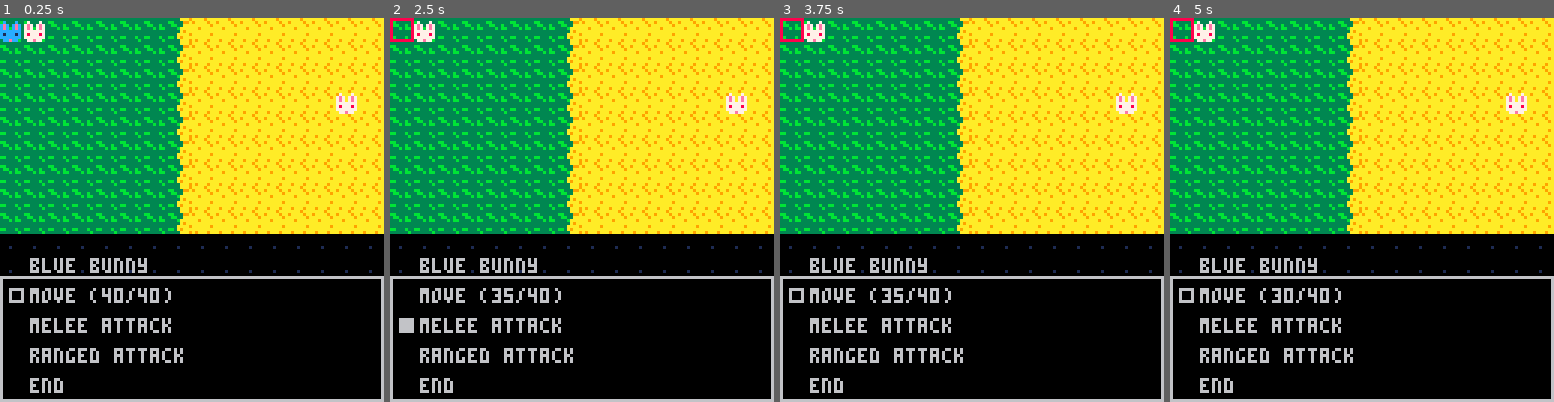
Above: before the commit, frames 1-4 (left to right).
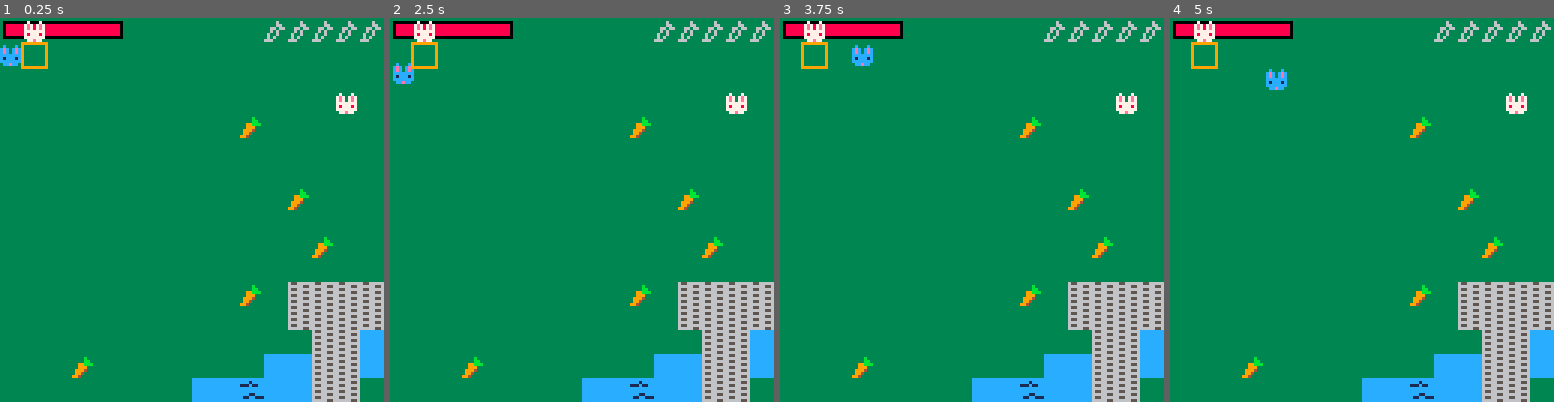
Above: after the commit, the same moments.

Repository: graphitical/d8-knight
Game: PICO-8 cartridge main.p8
Two runs of this game, one before a commit and one after it. Both use one fixed random seed, a clock stepped at 60 frames per second and the inputs below.
Inputs:
- Up to frame 1 (0.25 s): no input
- Up to frame 2 (2.5 s): tap O (Z key) at 0.33, 0.7, 1.43, 2.22 s; tap X (X key) at 1.07, 2.07, 2.4 s; hold Left 1.97-2.37 s; hold Down from 2.42 s (still down)
- Up to frame 3 (3.75 s): tap X (X key) every 0.33 s from 2.73 to 3.73 s; release Down at 2.82 s; hold Right 2.87-3.53 s; tap O (Z key) at 3.1 s; hold Up from 3.58 s (still down)
- Up to frame 4 (5 s): tap O (Z key) at 3.98, 4.87 s; tap X (X key) at 4.07, 4.4, 4.73 s; release Up at 4.08 s; hold Right 4.13-4.53 s; hold Down from 4.58 s (still down)

The runs differ from the first frame. In frame 1, 80% of the frame differs, in the area x 0-100%, y 0-100%; in frame 2, 80%; in frame 3, 80%; in frame 4, 80%.

Commit message:
Add HUD, basic object interaction, and map scroll

Diff:
--- a/main.p8
+++ b/main.p8
@@ -15,34 +15,89 @@
   for i=1,2 do
     add(c.ents,make_en())
   end
+  for i = 1,5 do
+    add(c.ents,make_carrot())
+  end
+  pturn=1
+
+  -- Map
+  m = {}
+  m.i = 0
+  m.j = 0
+  m.ox = 0
+  m.oy = 0
+  m.w = 64
+  m.h = 32
+  m.up =
+    function(s)
+      local p = c.ents[1]
+      local newi = flr(p.i/16)*16
+      local newj = flr(p.j/16)*16
+
+      -- Scroll map instead of jumping
+      if newi - m.i > 0 then
+        m.ox = 128
+      elseif newi - m.i < 0 then
+        m.ox = -128
+      end
+      if newj - m.j > 0 then
+        m.oy = 128
+      elseif newj - m.j < 0 then
+        m.oy = -128
+      end
+      if m.ox > 0 then
+        m.ox-=8
+      elseif m.ox < 0 then
+        m.ox+=8
+      end
+      if m.oy > 0 then
+        m.oy-=8
+      elseif m.oy < 0 then
+        m.oy+=8
+      end
+      -- Update values
+      m.i = newi
+      m.j = newj
+    end
+  m.dr =
+    function(s)
+      map(0,0,0,0,s.w,s.h)
+      camera(m.i*8-m.ox,m.j*8-m.oy)
+    end
 
   -- mmenu_ini()
-  -- exp_ini()
+  exp_ini()
   -- init_ini()
-  cmbt_ini()
+  -- cmbt_ini()
 end
 
 function _update()
- T+=1
- g.upd()
+  T+=1
+  m:up()
+  g.upd()
 end
 
 function _draw()
- g.drw()
+  cls()
+  m:dr()
+  g.drw()
 end
 
 function make_pc()
   return {
     name='blue bunny',
     i=0,
-    j=0,
+    j=1,
     ox=0, -- offsets for anim.
     oy=0,
     mvmt=8,
+    hp=40,
+    maxhp=40,
     ini=0,
     tail={},
     bktrk=0,
     sp=236,
+    car=0,
     mv=move_pc,
     cmv=cmbt_move,
     up=upd_pc,
@@ -74,6 +129,19 @@
   }
 end
 
+function make_carrot()
+  local c = {}
+  local span = 15
+  c.i=flr(rnd(span)) + 1
+  c.j=flr(rnd(span)) + 1
+  c.sp=220
+  c.dr=
+    function(s)
+      spr(s.sp,s.i*8,s.j*8)
+    end
+  c.up=function() end
+  return c
+end
 function upd_en()
 --placeholder
 end
@@ -84,23 +152,37 @@
   spr(en.sp,x,y)
 end
 
--- returns true if first flag is
--- on for sprite in location
--- (i,j)
-function coll_pc(pc,i,j)
-  return fget(mget(i,j),0)
-end
-
--- moves pc by (di,dj) if no
--- collision
-function move_pc(pc,di,dj)
-  local nxt = {pc.i+di,
-               pc.j+dj}
-  if not coll_pc(pc,nxt[1],nxt[2]) then
-    pc.i = nxt[1]
-    pc.j = nxt[2]
-    pc.ox = -di*8
-    pc.oy = -dj*8
+function can_move(pc,di,dj)
+  local newi = pc.i+di
+  local newj = pc.j+dj
+  -- Is tile a "wall"?
+  local t1 = not is_tile(0,newi,newj)
+  -- Are we trying to move
+  local t2 = (newi >= 0 and newi < m.w)
+  local t3 = (newj >= 0 and newj < m.h)
+  return t1 and t2 and t3
+end
+
+function move_pc(s,di,dj)
+  -- Check for solid and we also
+  -- wait for the map to stop
+  -- animating
+  if can_move(s,di,dj) and
+      m.ox == 0 and
+      m.oy == 0 then
+    s.i+=di
+    s.j+=dj
+    s.ox = -di*8
+    s.oy = -dj*8
+  else -- Bounce
+    s.ox = di*4
+    s.oy = dj*4
+  end
+
+  for e in all(c.ents) do
+    if e != s then
+      interact(s,e,s.i,s.j)
+    end
   end
 end
 
@@ -157,7 +239,8 @@
  -- movement we can move there
  -- TODO:
  -- https://www.lexaloffle.com/bbs/?tid=46181
- if not coll_pc(pc,nxt[1],nxt[2]) and
+ -- TODO: Broken because can_move now takes di,dj, not i,j
+if can_move(pc,nxt[1],nxt[2]) and
     (pc.mvmt-#nw_tail) >= 0 then
   pc:mv(di,dj)
   pc.tail = nw_tail
@@ -173,7 +256,19 @@
   end
   spr(pc.cani,x+pc.ox,y+pc.oy)
   render_path(pc)
-end
+  -- HUD
+  -- Draw Carrots collected
+  for i=1,pc.car do
+    spr(220,128+m.i*8-m.ox-i*8,m.j*8-m.oy)
+  end
+  for i=pc.car+1,5 do
+    spr(219,128+m.i*8-m.ox-i*8,m.j*8-m.oy)
+  end
+  -- HP
+  rect(1,1,pc.maxhp,6,0)
+  rectfill(2,2,pc.hp-1,5,8)
+end
+
 -- Get next frame in animation
 -- frame queue
 function getframe(ani)
@@ -254,11 +349,10 @@
 end
 
 function exp_drw()
-  cls()
-  map()
   for e in all(c.ents) do
     e:dr()
   end
+  -- Portal to enter combat
   rect(7,8,15,16,9)
 end
 
@@ -305,8 +399,6 @@
 end
 
 function cmbt_drw()
-  cls()
-  map()
   for e in all(c.ents) do
     e:dr()
   end
@@ -532,6 +624,33 @@
   return 0
 end
 
+function is_tile(tile_type,i,j)
+  return fget(mget(i,j),tile_type)
+end
+
+function swap_tile(i,j)
+  mset(i,j,mget(i,j)+1)
+end
+
+function interact(e1,e2,i,j)
+  -- Player collects carrots
+  if (e1.type=="pc" and e2.sp==220)
+      and (i==e2.i and j==e2.j) then
+    e2.sp+=1
+    e1.car+=1
+    return true
+  end
+
+  if (e1.type=="pc" and e2.type=="en")
+      and (i==e2.i and j==e2.j) then
+    e1.hp-=5
+    return true
+  end
+
+  return false
+end
+
+
 
 
 
@@ -661,34 +780,38 @@
 
 
 __gff__
-0000010000000000000000000000000000000000000000000000000000000000000000000000000000000000000000000000000000000000000000000000000000000000000000000000000000000000000000000000000000000000000000000000000000000000000000000000000000000000000000000000000000000000
-0000000000000000000000000000000000000000000000000000000000000000000000000000000000000000000000000000000000000000000000000000000000000000000000000000000000000000000000000000000000000000000000000000000000000000000000000101010100000000000000000000000001010101
+0000010000000000000000000000000000000000000000000000000000000000000000000000000000000000000000000000000000000101000000000000000000000000000000000000000000000000000000000000000000000000000000000000000000000000000000000000000000000000000000000000000000000000
+0000000000000000000000000000000000000000000000000000000000000000000000000000000000000000000000000000000000000000000000000000000000000000000000000000000000000000000000000000000000000002020000000000000000000000000000000101010100000000000000000000000001010101
 __map__
-3030303030303021353535353535353501010101010101010101010101010101010101010101010101010101010101010101010101010101010101000000000000000000000000000000000000000000000000000000000000000000000000000000000000000000000000000000000000000000000000000000000000000000
-3030303030303021353535353535353501010101010101010101010101010101010101010101010101010101010101010101010101010101010101000000000000000000000000000000000000000000000000000000000000000000000000000000000000000000000000000000000000000000000000000000000000000000
-3030303030303021353535353535353501010101010101010101010101010101010101010101010101010101010101010101010101010101010101000000000000000000000000000000000000000000000000000000000000000000000000000000000000000000000000000000000000000000000000000000000000000000
-3030303030303021353535353535353501010101010101010101010101010101010101010101010101010101010101010101010101010101010101000000000000000000000000000000000000000000000000000000000000000000000000000000000000000000000000000000000000000000000000000000000000000000
-3030303030303021353535353535353501010101010101010101010101010101010101010101010101010101010101010101010101010101010101000000000000000000000000000000000000000000000000000000000000000000000000000000000000000000000000000000000000000000000000000000000000000000
-3030303030303021353535353535353501010101010101010101010101010101010101010101010101010101010101010101010101010101010101000000000000000000000000000000000000000000000000000000000000000000000000000000000000000000000000000000000000000000000000000000000000000000
-3030303030303021353535353535353501010101010101010101010101010101010101010101010101010101010101010101010101010101010101000000000000000000000000000000000000000000000000000000000000000000000000000000000000000000000000000000000000000000000000000000000000000000
-3030303030303021353535353535353501010101010101010101010101010101010101010101010101010101010101010101010101010101010101000000000000000000000000000000000000000000000000000000000000000000000000000000000000000000000000000000000000000000000000000000000000000000
-3030303030303021353535353535353501010101010101010101010101010101010101010101010101010101010101010101010101010101010101000000000000000000000000000000000000000000000000000000000000000000000000000000000000000000000000000000000000000000000000000000000000000000
-0101010101010101010101010101010101010101010101010101010101010101010101010101010101010101010101010101010101010101010101000000000000000000000000000000000000000000000000000000000000000000000000000000000000000000000000000000000000000000000000000000000000000000
-0101010101010101010101010101010101010101010101010101010101010101010101010101010101010101010101010101010101010101010101000000000000000000000000000000000000000000000000000000000000000000000000000000000000000000000000000000000000000000000000000000000000000000
-0101010101010101010101010101010101010101010101010101010101010101010101010101010101010101010101010101010101010101010101000000000000000000000000000000000000000000000000000000000000000000000000000000000000000000000000000000000000000000000000000000000000000000
-0101010101010101010101010101010101010101010101010101010101010101010101010101010101010101010101010101010101010101010101000000000000000000000000000000000000000000000000000000000000000000000000000000000000000000000000000000000000000000000000000000000000000000
-0101010101010101010101010101010101010101010101010101010101010101010101010101010101010101010101010101010101010101010101000000000000000000000000000000000000000000000000000000000000000000000000000000000000000000000000000000000000000000000000000000000000000000
-0101010101010101010101010101010101010101010101010101010101010101010101010101010101010101010101010101010101010101010101000000000000000000000000000000000000000000000000000000000000000000000000000000000000000000000000000000000000000000000000000000000000000000
-0101010101010101010101010101010101010101010101010101010101010101010101010101010101010101010101010101010101010101010101000000000000000000000000000000000000000000000000000000000000000000000000000000000000000000000000000000000000000000000000000000000000000000
-0101010101010101010101010101010101010101010101010101010101010101010101010101010101010101010101010101010101010101010101000000000000000000000000000000000000000000000000000000000000000000000000000000000000000000000000000000000000000000000000000000000000000000
-0101010101010101010101010101010101010101010101010101010101010101010101010101010101010101010101010101010101010101010101000000000000000000000000000000000000000000000000000000000000000000000000000000000000000000000000000000000000000000000000000000000000000000
-0101010101010101010101010101010101010101010101010101010101010101010101010101010101010101010101010101010101010101010101000000000000000000000000000000000000000000000000000000000000000000000000000000000000000000000000000000000000000000000000000000000000000000
-0101010101010101010101010101010101010101010101010101010101010101010101010101010101010101010101010101010101010101010101000000000000000000000000000000000000000000000000000000000000000000000000000000000000000000000000000000000000000000000000000000000000000000
-0101010101010101010101010101010101010101010101010101010101010101010101010101010101010101010101010101010101010101010101000000000000000000000000000000000000000000000000000000000000000000000000000000000000000000000000000000000000000000000000000000000000000000
-0101010101010101010101010101010101010101010101010101010101010101010101010101010101010101010101010101010101010101010101000000000000000000000000000000000000000000000000000000000000000000000000000000000000000000000000000000000000000000000000000000000000000000
-0101010101010101010101010101010101010101010101010101010101010101010101010101010101010101010101010101010101010101010101000000000000000000000000000000000000000000000000000000000000000000000000000000000000000000000000000000000000000000000000000000000000000000
-0101010101010101010101010101010101010101010101010101010101010101010101010101010101010101010101010101010101010101010101000000000000000000000000000000000000000000000000000000000000000000000000000000000000000000000000000000000000000000000000000000000000000000
-0101010101010101010101010101010101010101010101010101010101010101010101010101010101010101010101010101010101010101010101000000000000000000000000000000000000000000000000000000000000000000000000000000000000000000000000000000000000000000000000000000000000000000
-0101010101010101010101010101010101010101010101010101010101010101010101010101010101010101010101010101010101010101010101000000000000000000000000000000000000000000000000000000000000000000000000000000000000000000000000000000000000000000000000000000000000000000
-0101010101010101010101010101010101010101010101010101010101010101010101010101010101010101010101010101010101010101010101000000000000000000000000000000000000000000000000000000000000000000000000000000000000000000000000000000000000000000000000000000000000000000
-0101010101010101010101010101010101010101010101010101010101010101010101010101010101010101010101010101010101010101010101000000000000000000000000000000000000000000000000000000000000000000000000000000000000000000000000000000000000000000000000000000000000000000
+3030303030303030303030303030303030303030303030303030303030303030303030303030303030303030303030303030303030303030303030303636363600000000000000000000000000000000000000000000000000000000000000000000000000000000000000000000000000000000000000000000000000000000
+3030303030303030303030303030303030303030303030303030303030303030303030303030303030303030303030303030303030303030303030363637363700000000000000000000000000000000000000000000000000000000000000000000000000000000000000000000000000000000000000000000000000000000
+3030303030303030303030303030303030303030303030303030303030303030303030303030303030303030303030303030303030303030303636363637363600000000000000000000000000000000000000000000000000000000000000000000000000000000000000000000000000000000000000000000000000000000
+3030303030303030303030303030303030303030303030303030303030303030303030303030303030303030303030303030303030303030303636363636363600000000000000000000000000000000000000000000000000000000000000000000000000000000000000000000000000000000000000000000000000000000
+3030303030303030303030303030303030303030303030303030303030303030303030303030303030303030303030303030303030303036363636373636303000000000000000000000000000000000000000000000000000000000000000000000000000000000000000000000000000000000000000000000000000000000
+3030303030303030303030303030303030303030303030303030303030303030303030303030303030303030303030303030303030303636363736363030303000000000000000000000000000000000000000000000000000000000000000000000000000000000000000000000000000000000000000000000000000000000
+3030303030303030303030303030303030303030303030303030303030303030303030303030303030303030303030303030363636363637363636303030303000000000000000000000000000000000000000000000000000000000000000000000000000000000000000000000000000000000000000000000000000000000
+3030303030303030303030303030303030303030303030303030303030303030303030303030303030303030303636373636363636363636363630303030303000000000000000000000000000000000000000000000000000000000000000000000000000000000000000000000000000000000000000000000000000000000
+3030303030303030303030303030303030303030303030303030303030303030303030303030303636363636363636363636363637363636303030303030303000000000000000000000000000000000000000000000000000000000000000000000000000000000000000000000000000000000000000000000000000000000
+3030303030303030303030303030303030303030303030303030303030303030303030303636363637363636373636373637363636363630303030303030303000000000000000000000000000000000000000000000000000000000000000000000000000000000000000000000000000000000000000000000000000000000
+3030303030303030303030303030303030303030303030303030303030303030303030363636363736363636363636363636373636363030303030303030303000000000000000000000000000000000000000000000000000000000000000000000000000000000000000000000000000000000000000000000000000000000
+3030303030303030303030302626262630303030303030303030303030303036363636363636363636363636363630303030303030303030303030303030303000000000000000000000000000000000000000000000000000000000000000000000000000000000000000000000000000000000000000000000000000000000
+3030303030303030303030302626262630303030363636363636363636363636363636363637363636373030303030303030303030303030303030303030303000000000000000000000000000000000000000000000000000000000000000000000000000000000000000000000000000000000000000000000000000000000
+3030303030303030303030303026263636363636363636363736363636373637363636363636363630303030303030303030303030303030303030303030303000000000000000000000000000000000000000000000000000000000000000000000000000000000000000000000000000000000000000000000000000000000
+3030303030303030303030363626263636373637363636363030303030363636363030303030303030303030303030303030303030303030303030303030303000000000000000000000000000000000000000000000000000000000000000000000000000000000000000000000000000000000000000000000000000000000
+3030303030303030363637363626263030303030303030303030303030303030303030303030303030303030303030303030303030303030303030303030303000000000000000000000000000000000000000000000000000000000000000000000000000000000000000000000000000000000000000000000000000000000
+3030303030303036363637363626263030303030303030303030303030303030303030303030303030303030303030303030303030303030303030303030303000000000000000000000000000000000000000000000000000000000000000000000000000000000000000000000000000000000000000000000000000000000
+3636363636363636373636363726263030303030303030303030303030303030303030303030303030303030303030303030303030303030303030303030303000000000000000000000000000000000000000000000000000000000000000000000000000000000000000000000000000000000000000000000000000000000
+3636363737363636363030302626262626303030303030303030303030303030303030303030303030303030303030303030303030303030303030303030303000000000000000000000000000000000000000000000000000000000000000000000000000000000000000000000000000000000000000000000000000000000
+3637363636363030303030302626262626303030303030303030303030303030303030303030303030303030303030303030303030303030303030303030303000000000000000000000000000000000000000000000000000000000000000000000000000000000000000000000000000000000000000000000000000000000
+3636363636303030303030303030262626303030303030303030303030303030303030303030303030303030303030303335353535353535353535353535353500000000000000000000000000000000000000000000000000000000000000000000000000000000000000000000000000000000000000000000000000000000
+3030303030303030303030303030302626303030303030303030303030303030303030303030303030303030303033353535353535353535353535353535353500000000000000000000000000000000000000000000000000000000000000000000000000000000000000000000000000000000000000000000000000000000
+3030303030303030303030303030303030303030303030303030303030303030303030303030303030303030303035353535353535353535353535353535353500000000000000000000000000000000000000000000000000000000000000000000000000000000000000000000000000000000000000000000000000000000
+3030303030303030303030303030303030303030303030303030213534303030303030303030303030303030303035353535353535353535353535353535353500000000000000000000000000000000000000000000000000000000000000000000000000000000000000000000000000000000000000000000000000000000
+3030303030303030303030303030303030303030303030303033353535343030303030303030303030303030303031353535353535353535353535353535353500000000000000000000000000000000000000000000000000000000000000000000000000000000000000000000000000000000000000000000000000000000
+3030303030303030303030303030303030303030303030302135353535353030303030303030303030303030303030353535353535353535353535353535353500000000000000000000000000000000000000000000000000000000000000000000000000000000000000000000000000000000000000000000000000000000
+3030303030303030303030303030303030303030303030302135353535353030303030303030303030303030303030313535353535353535353535353535353500000000000000000000000000000000000000000000000000000000000000000000000000000000000000000000000000000000000000000000000000000000
+3030303030303030303030303030303030303030303030303030213535323030303030303030303030303030303030303135353535353535353535353535353500000000000000000000000000000000000000000000000000000000000000000000000000000000000000000000000000000000000000000000000000000000
+3030303030303030303030303030303030303030303030303030303030303030303030303030303030303030303030303030353535353535353535353535353500000000000000000000000000000000000000000000000000000000000000000000000000000000000000000000000000000000000000000000000000000000
+3030303030303030303030303030303030303030303030303030303030303030303030303030303030303030303030303033353535353535353535353535353500000000000000000000000000000000000000000000000000000000000000000000000000000000000000000000000000000000000000000000000000000000
+3030303030303030303030303030303030303030303030303030303030303030303030303030303030303030303030303033353535353535353535353535353500000000000000000000000000000000000000000000000000000000000000000000000000000000000000000000000000000000000000000000000000000000
+3030303030303030303030303030303030303030303030303030303030303030303030303030303030303030303030303030353535353535353535353535353500000000000000000000000000000000000000000000000000000000000000000000000000000000000000000000000000000000000000000000000000000000
Not shown, changed: 23 lines of the sprite sheet (__gfx__) section of main.p8
